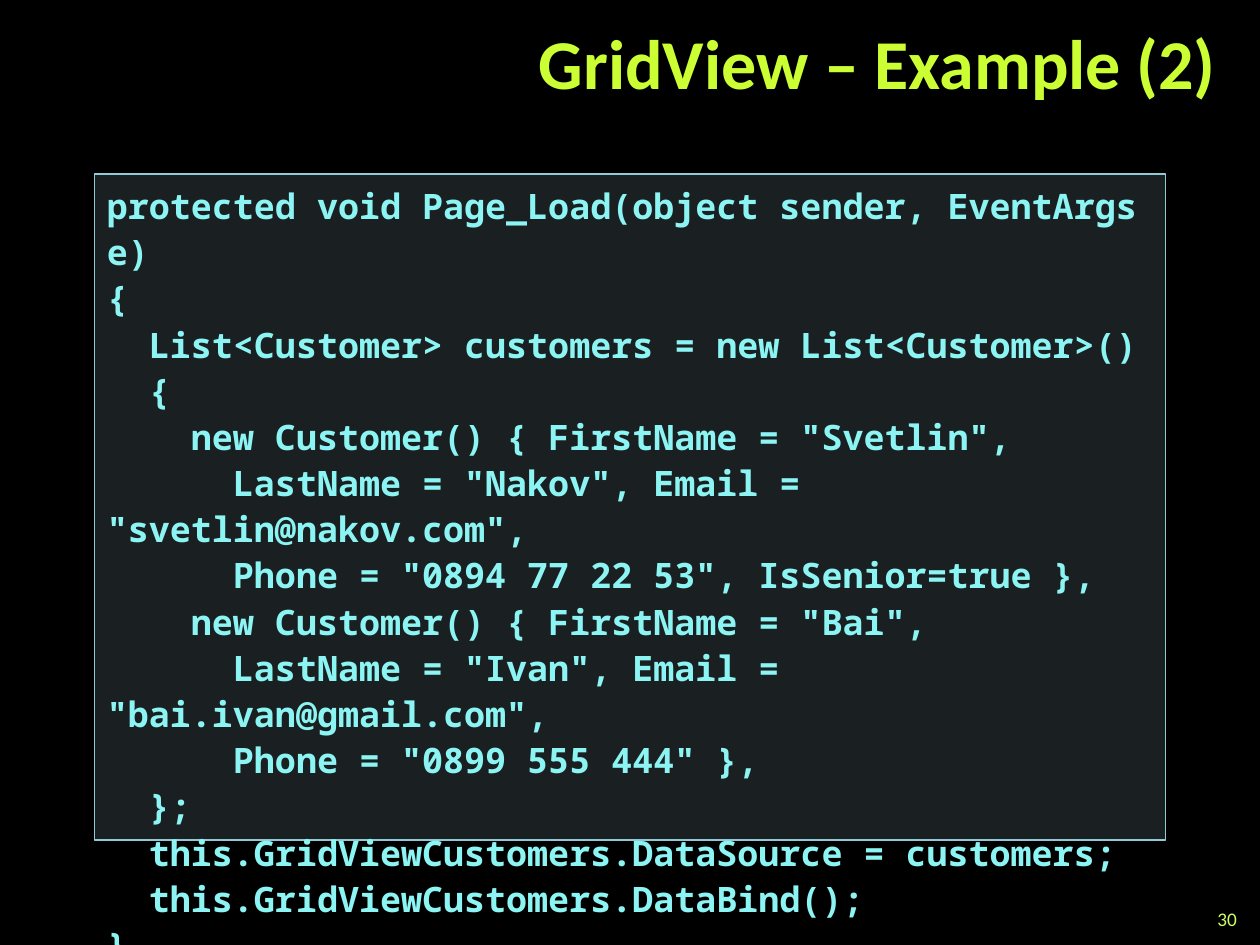
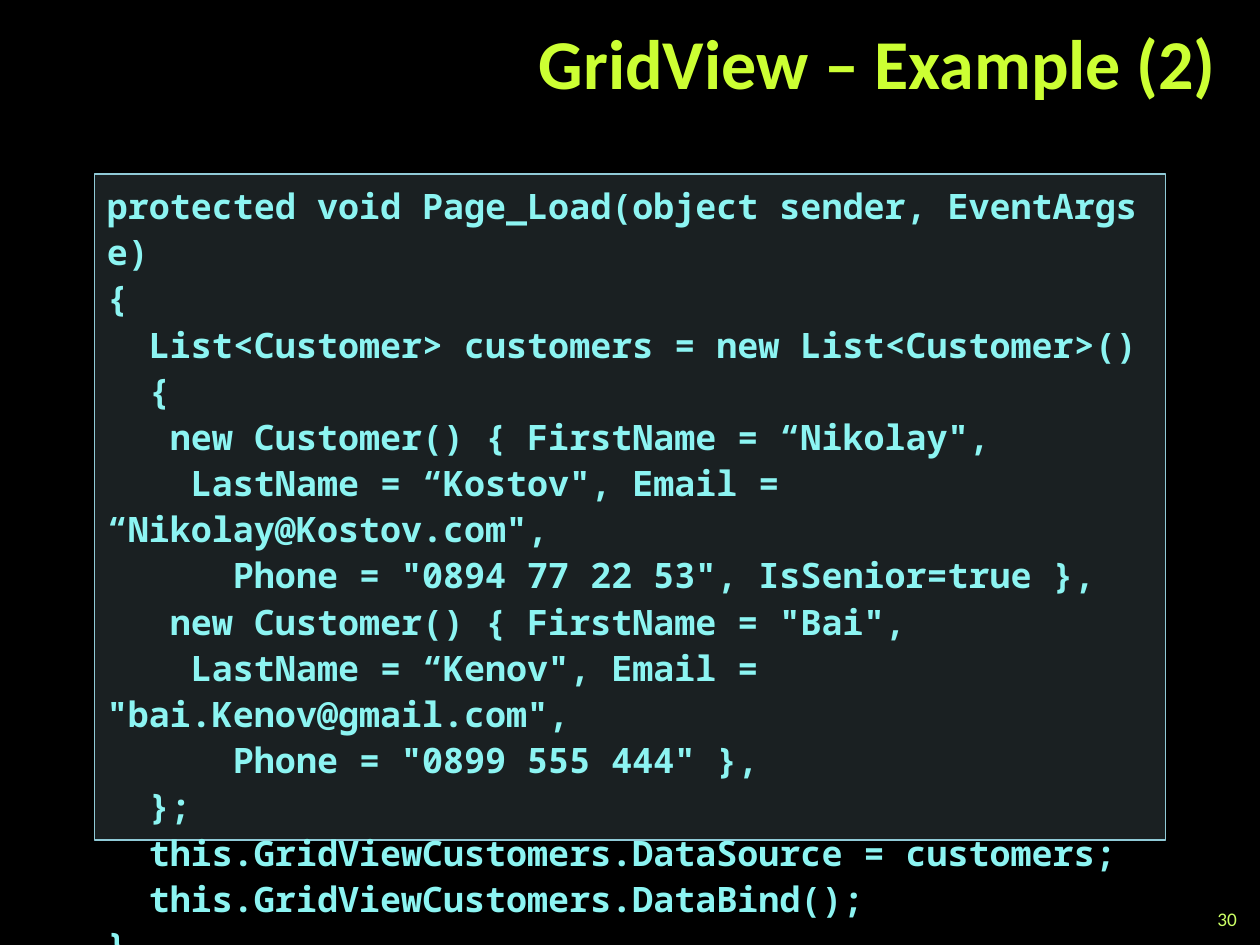
Before and after one commit to martin-nikolov/Telerik-Academy, a slide deck: slide 30 of ASP.NET Web Forms/05. ASP.NET Data Binding/ASP.NET-Data-Binding-and-Data-Controls.pptx. Drawn at 1260x945 pixels with LibreOffice and Linux fonts; fonts in the diff are those of the drawing; background and template pictures are left out. Boxes give left, top, right and bottom in pixels: in the first picture for what was removed or moved away, otherwise in the second. Text is boxed around its words. In the diff, an @@ line names an element or a change of style, - is before the commit and + after.

Commit message:
Update Presentation

```diff
--- a/ASP.NET Web Forms/05. ASP.NET Data Binding/ASP.NET-Data-Binding-and-Data-Controls.pptx
+++ b/ASP.NET Web Forms/05. ASP.NET Data Binding/ASP.NET-Data-Binding-and-Data-Controls.pptx
@@ text in rectangle at bbox=[107, 423, 989, 551]: text changed @@
-new Customer() { FirstName = "Svetlin",
-LastName = "Nakov", Email = "svetlin@nakov.com",
+new Customer() { FirstName = “Nikolay",
+LastName = “Kostov", Email = “Nikolay@Kostov.com",
@@ text in rectangle at bbox=[107, 654, 716, 736]: text changed @@
-LastName = "Ivan", Email = "bai.ivan@gmail.com",
+LastName = “Kenov", Email = "bai.Kenov@gmail.com",
```
